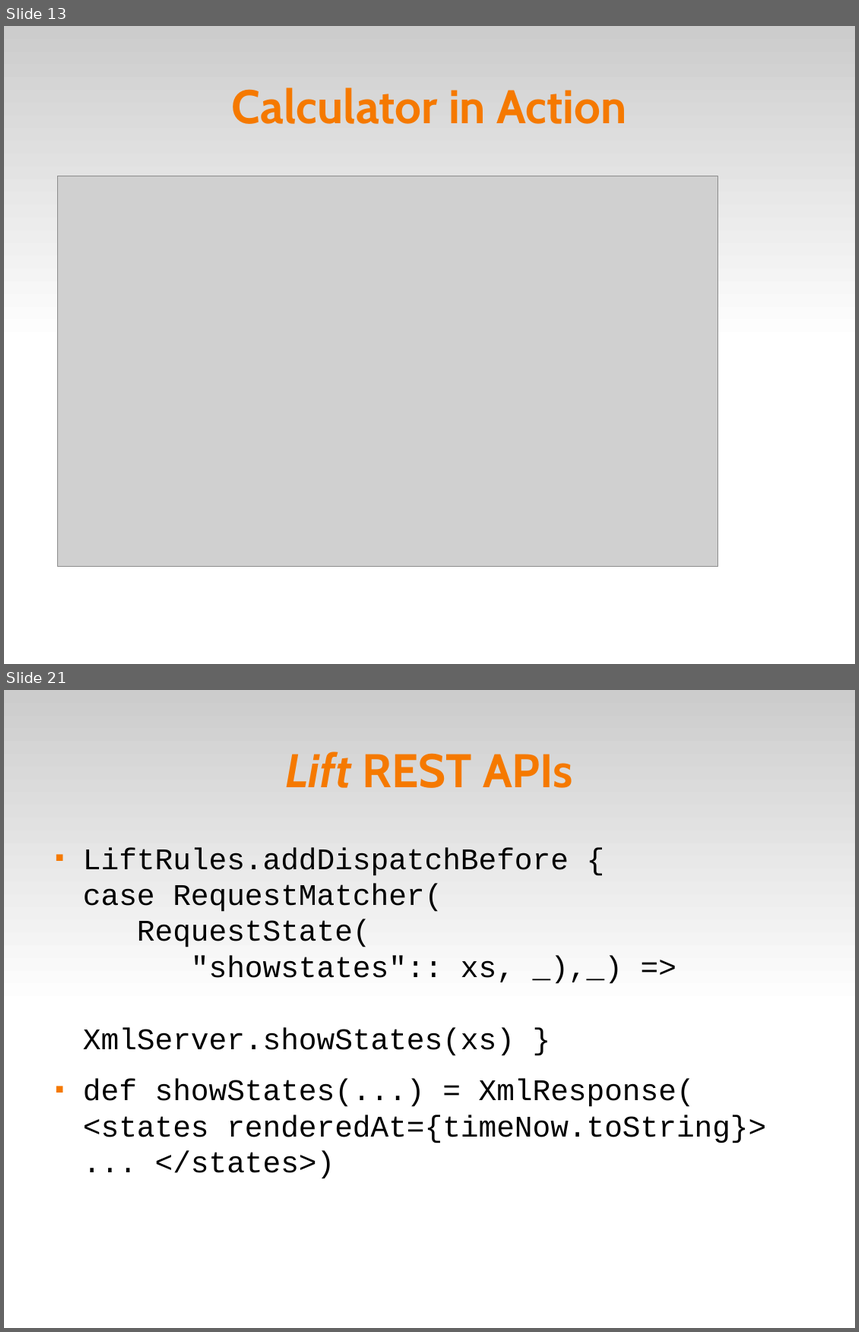
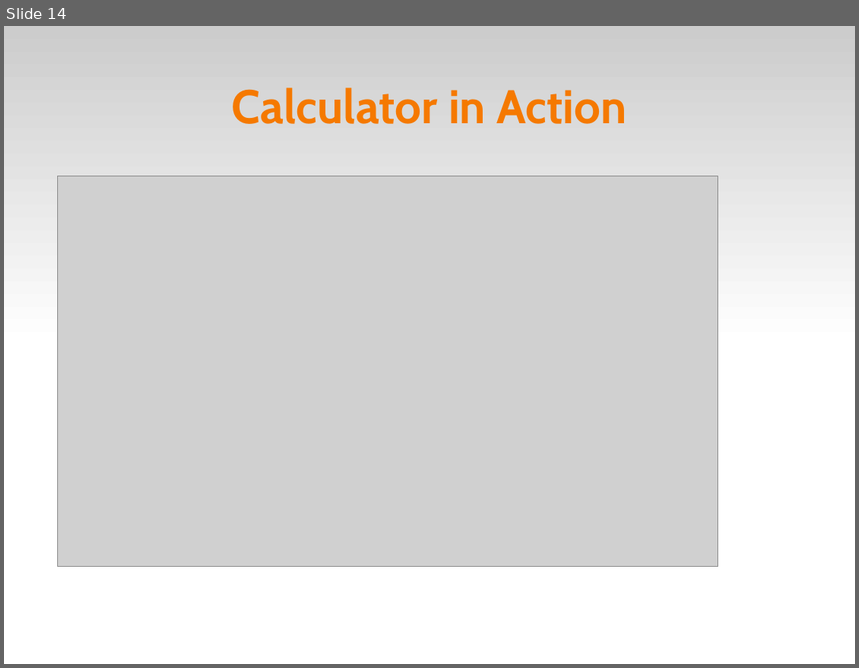
Before and after one commit to dpp/lift-samples, a slide deck: presentations/2008_dpp_SVCodeCamp/Scala Tips and Tricks.odp. Shown one above the other, each under a label of ours: slides 13 and 21 before the commit, slide 14 after it; the slides between them are not shown. The pictures are 859x1332 and 859x668 pixels, drawn with LibreOffice and Linux fonts; fonts in the diff are those of the drawing; grey boxes stand for pictures; background and template pictures are left out. Boxes give left, top, right and bottom in pixels: in the first picture for what was removed or moved away, otherwise in the second. Text is boxed around its words. In the diff, an @@ line names an element or a change of style, - is before the commit and + after.

```diff
--- a/presentations/2008_dpp_SVCodeCamp/Scala Tips and Tricks.odp
+++ b/presentations/2008_dpp_SVCodeCamp/Scala Tips and Tricks.odp
@@ slide 21 removed at box(4, 690, 855, 1328), background #FFFFFF; not listed: 1 template element that a slide beside it also shows @@
@@ title removed at box(285, 752, 573, 788) @@
-Lift REST APIs
@@ text removed at box(83, 847, 766, 1179) @@
-■ LiftRules.addDispatchBefore {
-  case RequestMatcher(
-  RequestState(
-  "showstates":: xs, _),_) =>
-  XmlServer.showStates(xs) }
-■ def showStates(...) = XmlResponse(
-  <states renderedAt={timeNow.toString}>
-  ... </states>)
@@ what was slide 13 is now slide 14 @@
```
Also in this commit, not shown: 3 slides added, 10 other slides removed.
